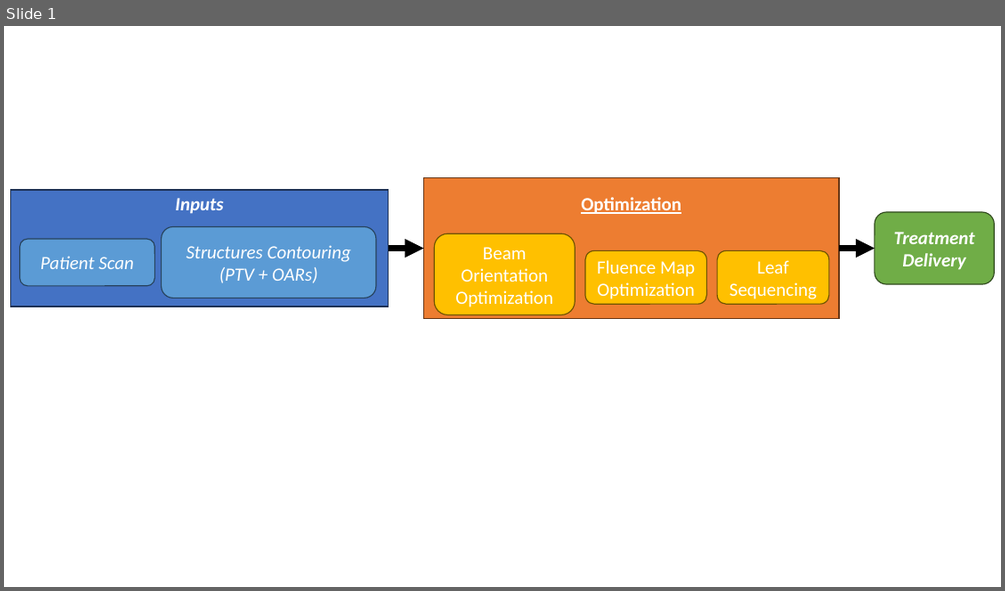
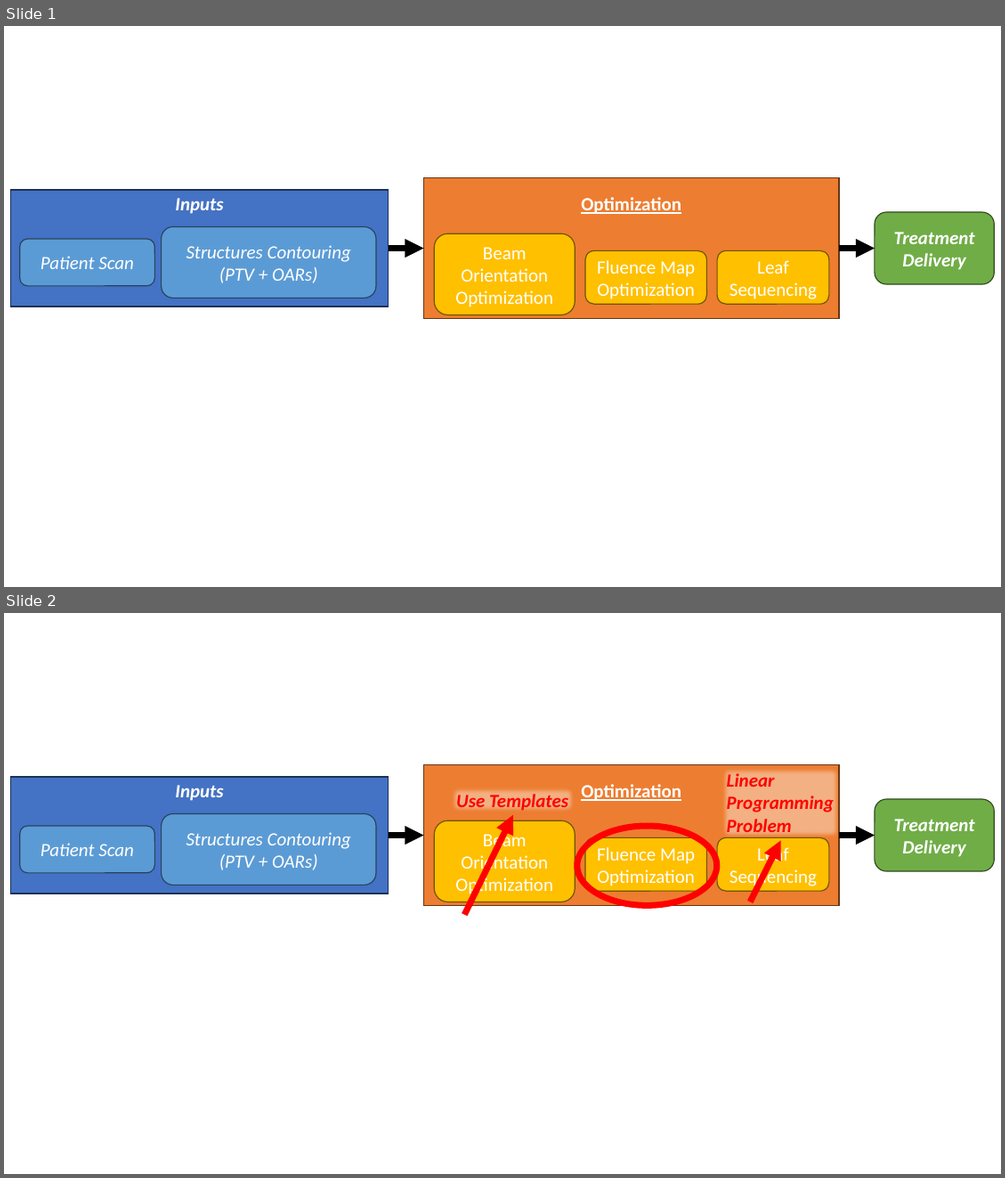
Before and after one commit to pauldubois98/MiD-PhD_Defence, a slide deck: vector_images/rt_workflow.pptx. Shown one above the other, each under a label of ours: slide 1 before the commit, slides 1 and 2 after it. The pictures are 1005x591 and 1005x1178 pixels, drawn with LibreOffice and Linux fonts; fonts in the diff are those of the drawing. Boxes give left, top, right and bottom in pixels: in the first picture for what was removed or moved away, otherwise in the second. Text is boxed around its words. In the diff, an @@ line names an element or a change of style, - is before the commit and + after.

Commit message:
added RT workflow bis

```diff
--- a/vector_images/rt_workflow.pptx
+++ b/vector_images/rt_workflow.pptx
@@ slide 2 added at (4, 613, 1001, 1174), background #FFFFFF @@
@@ rectangle added at (719, 765, 842, 840), fill #FFFFFF at 40% opacity, 18 pt, text #FF0000, bold, italic @@
+Linear
+Programming
+Problem
@@ rectangle added at (11, 777, 388, 893), fill #4472C4, outline #1E3256 1 pt, 18 pt, text #FFFFFF, bold, italic @@
+Inputs
@@ rectangle added at (449, 785, 577, 815), fill #FFFFFF at 40% opacity, 18 pt, text #FF0000, bold, italic @@
+Use Templates
@@ rounded rectangle added at (874, 799, 994, 871), fill #70AD47, outline #314C1F 1 pt, 18 pt, text #FFFFFF, bold, italic @@
+Treatment Delivery
@@ rounded rectangle added at (20, 826, 155, 873), fill #5B9BD5, outline #28445D 1 pt, 18 pt, text #FFFFFF, italic @@
+Patient Scan
@@ rounded rectangle added at (161, 813, 376, 884), fill #5B9BD5, outline #28445D 1 pt, 18 pt, text #FFFFFF, italic @@
+Structures Contouring
+(PTV + OARs)
@@ group added at (423, 765, 839, 906): 3 rounded rectangles, 1 rectangle @@
+Optimization
+Leaf Sequencing
+Fluence Map Optimization
+Beam Orientation Optimization
@@ arrow added from (465, 915) to (513, 815), #FF0000 6 pt @@
@@ ellipse added at (577, 826, 717, 906), outline #FF0000 6 pt @@
@@ arrow added from (388, 835) to (423, 835), #000000 6 pt @@
@@ arrow added from (751, 901) to (781, 840), #FF0000 6 pt @@
@@ arrow added from (840, 835) to (874, 835), #000000 6 pt @@
```
